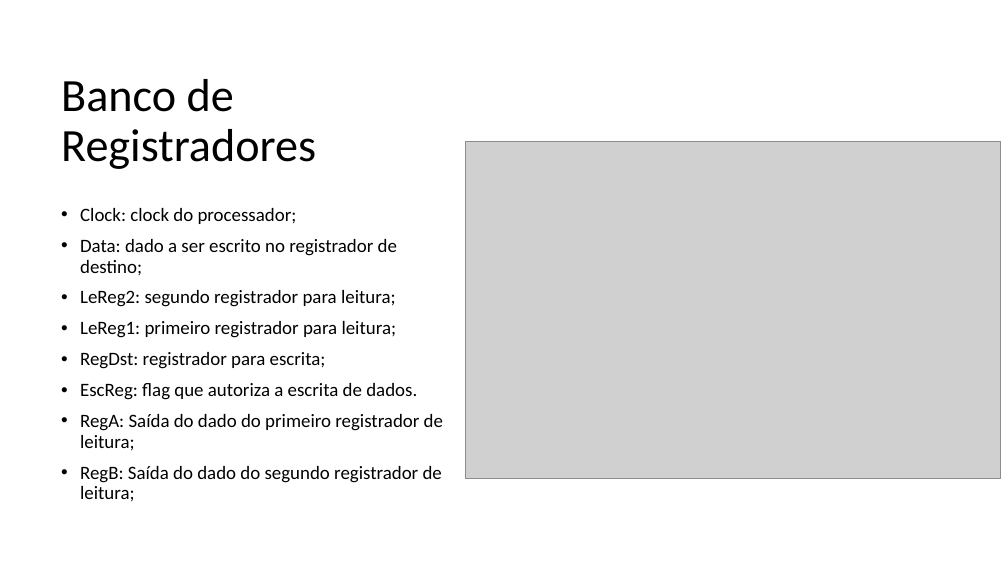
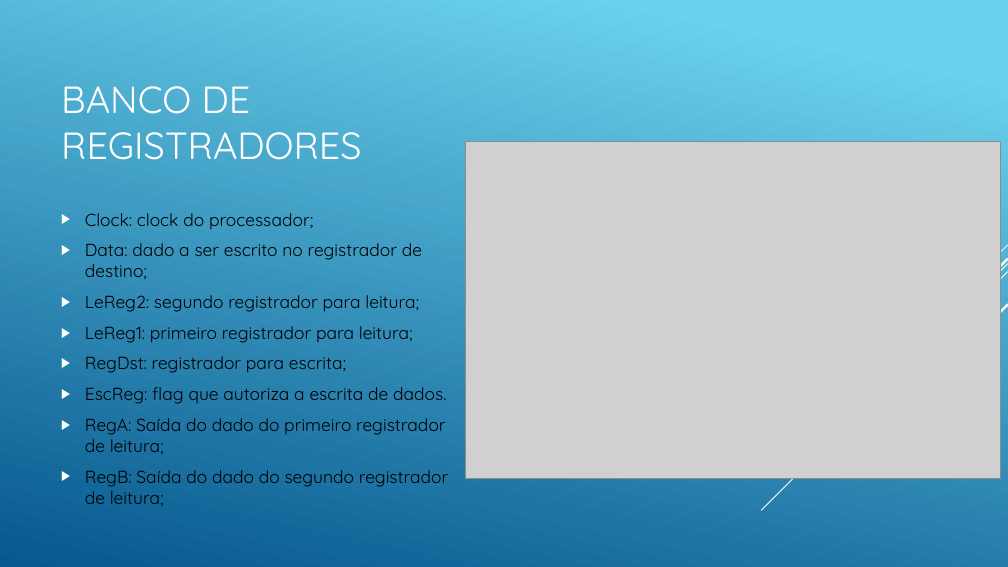
Before and after one commit to Tarlison/Projeto_Final_AOC_2018.2, a slide deck: slide 8 of Processador Uniciclo 16 bits.pptx. Drawn at 1008x567 pixels with LibreOffice and Linux fonts; fonts in the diff are those of the drawing; grey boxes stand for pictures. Boxes give left, top, right and bottom in pixels: in the first picture for what was removed or moved away, otherwise in the second. Text is boxed around its words. In the diff, an @@ line names an element or a change of style, - is before the commit and + after.

```diff
--- a/Processador Uniciclo 16 bits.pptx
+++ b/Processador Uniciclo 16 bits.pptx
@@ background #FFFFFF to gradient #6ED2EB to #06588E @@
@@ title at [61, 86, 361, 160]: text changed; size 44 to 36 pt; font Calibri to Quicksand; text colour #000000 to #FFFFFF @@
-Banco de Registradores
+BANCO DE REGISTRADORES
@@ text "Clock: clock do processador;" at [85, 213, 448, 506]: size 18 to 16.6 pt, font Calibri to Quicksand; bullet • to ▶; line spacing 0.9 to 1; vertical alignment top to middle @@
@@ group added at [761, 245, 1008, 510]: 5 lines @@
```
Also in this commit, not shown: 14 other slides changed.
